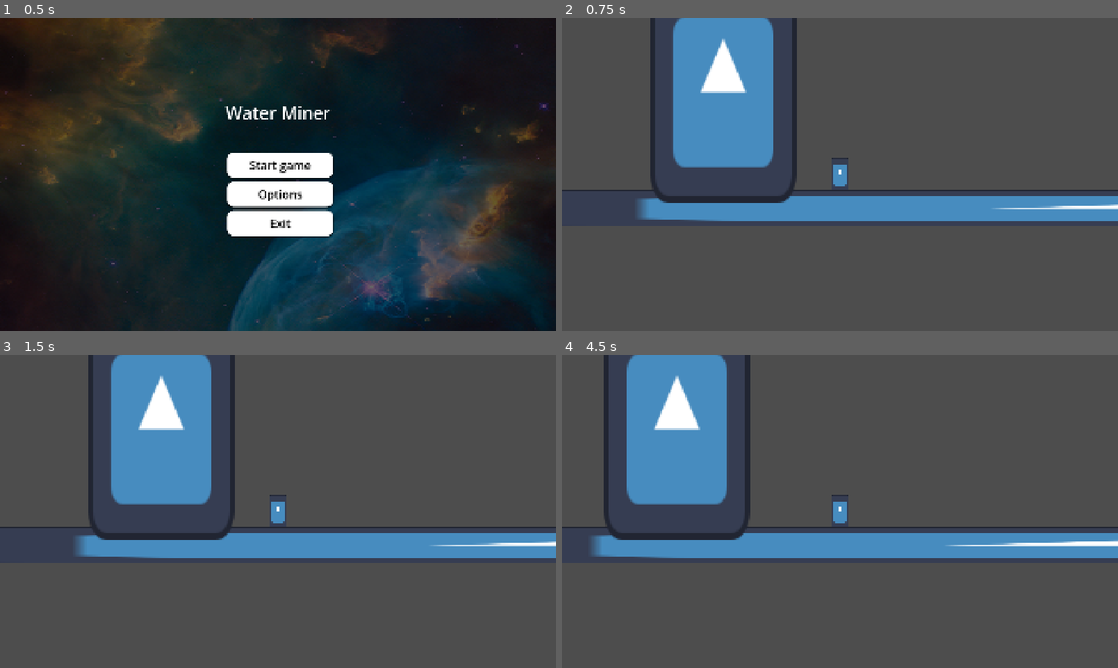
Above: before the commit, frames 1-4 (two rows, left to right).
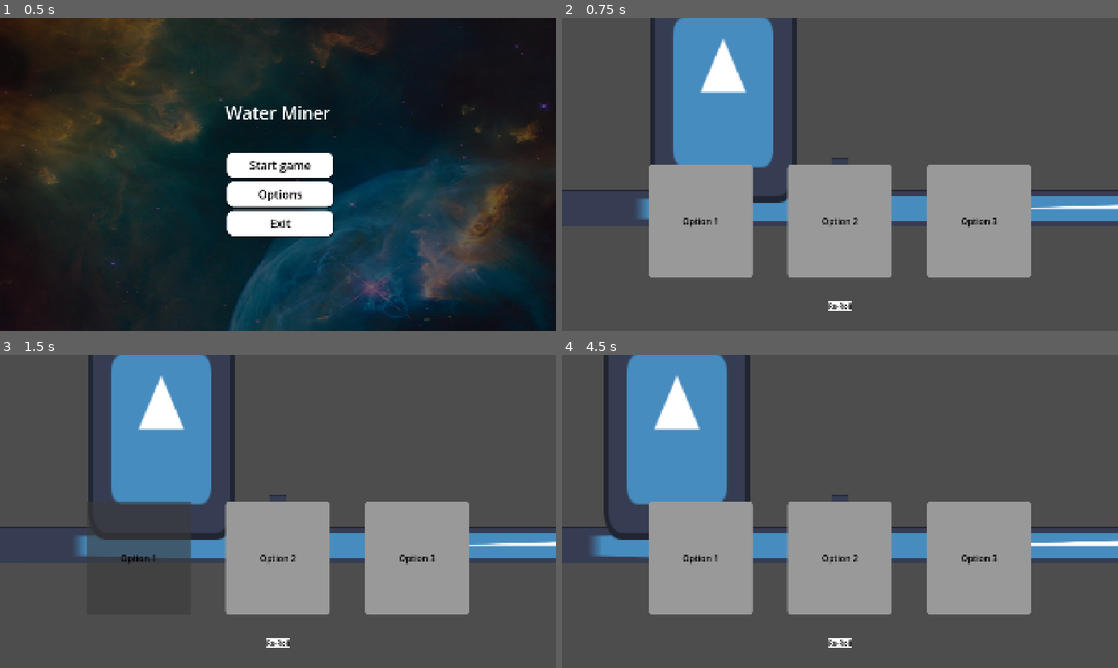
Above: after the commit, the same moments.

Repository: VoidCast00/GameJam_2026
Game: Godot game, scene res://scenes/main/game.tscn
The game is run twice, just before and just after one commit, with the same random seed, the same clock (stepped at 60 frames per second) and the same inputs. The engine's default icon, where the game draws it, is replaced by a stand-in: a white triangle on a blue panel in a dark square.
Inputs (mouse positions are in pixels of both pictures, inside the frame that each line leads up to):
- Up to frame 1 (0.5 s): no input
- Up to frame 2 (0.75 s): click "Start game" at 0.5 s
- Up to frame 3 (1.5 s): click (139, 558) at 1.25 s, where only the run after the commit has a clickable "Option 1"
- Up to frame 4 (4.5 s): click (840, 558) at 2 s, where only the run after the commit has a clickable "Option 2"; click (979, 558) at 2.75 s, where only the run after the commit has a clickable "Option 3"; click (840, 642) at 3.5 s, where only the run after the commit has a clickable "Re-Roll"; tap Enter at 4.25 s; move the mouse to (962, 495) at 4.27 s; hold D (right) from 4.28 s (still down); tap E (action) at 4.35 s

Frame 1 is identical in both runs. In frame 2, 20% of the frame differs, in the area x 15-85%, y 46-94%; in frame 3, 15%; in frame 4, 20%.

Commit message:
added very basic shop placeholders

Diff:
--- a/scenes/caveEnviroment/background_music_manager.gd
+++ b/scenes/caveEnviroment/background_music_manager.gd
@@ -1,10 +1,12 @@
 extends Node
 
 @onready var soundtrack: AudioStreamPlayer = $Soundtrack
+@onready var ambience: AudioStreamPlayer = $Ambience
 
 
 # Called when the node enters the scene tree for the first time.
 func _ready() -> void:
 	soundtrack.play()
+	ambience.play()
 
 # Called every frame. 'delta' is the elapsed time since the previous frame.
--- a/scenes/caveEnviroment/cave_enviroment.tscn
+++ b/scenes/caveEnviroment/cave_enviroment.tscn
@@ -10,6 +10,7 @@
 [ext_resource type="Script" uid="uid://bokuosutvx4fr" path="res://scenes/caveEnviroment/transportUp.gd" id="7_k1atb"]
 [ext_resource type="Script" uid="uid://c4gisitxcsjxa" path="res://scenes/caveEnviroment/background_music_manager.gd" id="9_53e16"]
 [ext_resource type="AudioStream" uid="uid://b47ert4sspfga" path="res://assets/audio/music/caveSoundtrack.mp3" id="9_yf8om"]
+[ext_resource type="AudioStream" uid="uid://0i1gv5oi48j2" path="res://assets/audio/sfx/ambience/CaveAmbience.mp3" id="10_iqo5d"]
 
 [sub_resource type="ShaderMaterial" id="ShaderMaterial_3aygq"]
 shader = ExtResource("4_g0opn")
@@ -525,6 +526,9 @@
 script = ExtResource("9_53e16")
 
 [node name="Ambience" type="AudioStreamPlayer" parent="BackgroundMusicManager" unique_id=385490424]
+stream = ExtResource("10_iqo5d")
+volume_db = 10.0
+mix_target = 1
 
 [node name="Soundtrack" type="AudioStreamPlayer" parent="BackgroundMusicManager" unique_id=2018717848]
 stream = ExtResource("9_yf8om")
--- a/scenes/main/game.tscn
+++ b/scenes/main/game.tscn
@@ -2,9 +2,9 @@
 
 [ext_resource type="PackedScene" uid="uid://ba7vddmnq4tp" path="res://scenes/caveEnviroment/cave_enviroment.tscn" id="1_e3dby"]
 [ext_resource type="Script" uid="uid://ccoeuwkyb0cbq" path="res://scenes/main/gameHandler.gd" id="2_e3dby"]
-[ext_resource type="PackedScene" uid="uid://fm42lqidpgmx" path="res://scenes/ui/mainMenu.tscn" id="4_gf1f2"]
+[ext_resource type="PackedScene" uid="uid://fm42lqidpgmx" path="res://scenes/ui/mainMenu/mainMenu.tscn" id="4_gf1f2"]
 [ext_resource type="PackedScene" uid="uid://bp55nk6o06xuj" path="res://scenes/shopEnviroment/shop.tscn" id="4_gsayk"]
-[ext_resource type="AudioStream" uid="uid://k8psygs3e31l" path="res://assets/audio/music/waterminersoundtrack.mp3" id="5_gf1f2"]
+[ext_resource type="AudioStream" path="res://assets/audio/music/waterminersoundtrack.mp3" id="5_gf1f2"]
 
 [node name="Game" type="Node2D" unique_id=1476364967]
 
--- a/scenes/shopEnviroment/backgroundmusic_handler.gd
+++ b/scenes/shopEnviroment/backgroundmusic_handler.gd
@@ -1,11 +1,13 @@
 extends Node
 
 @onready var soundtrack: AudioStreamPlayer = $ShopSoundtrack
+@onready var shop_ambience: AudioStreamPlayer = $ShopAmbience
 
 
 # Called when the node enters the scene tree for the first time.
 func _ready() -> void:
-	soundtrack.play() # Replace with function body.
+	soundtrack.play()
+	shop_ambience.play()
 
 
 # Called every frame. 'delta' is the elapsed time since the previous frame.
--- a/scenes/shopEnviroment/shop.tscn
+++ b/scenes/shopEnviroment/shop.tscn
@@ -4,9 +4,10 @@
 [ext_resource type="Texture2D" uid="uid://djtja7xynnqrg" path="res://assets/icon.svg" id="2_x2lbe"]
 [ext_resource type="Script" uid="uid://f41kc4e7q3tx" path="res://scenes/shopEnviroment/shop.gd" id="3_528fk"]
 [ext_resource type="Script" uid="uid://cq8hyljfogs4k" path="res://scenes/shopEnviroment/transportDown.gd" id="4_k81a4"]
-[ext_resource type="PackedScene" uid="uid://cgl2trpwxfw1n" path="res://scenes/ui/shopUI.tscn" id="5_k81a4"]
+[ext_resource type="PackedScene" uid="uid://cgl2trpwxfw1n" path="res://scenes/ui/shopMenu/shopUI.tscn" id="5_k81a4"]
 [ext_resource type="Script" uid="uid://bsjgplsdrqgcu" path="res://scenes/shopEnviroment/backgroundmusic_handler.gd" id="6_vnm1a"]
 [ext_resource type="AudioStream" uid="uid://df38h0acwkb5x" path="res://assets/audio/music/beachTrack.mp3" id="7_5pml0"]
+[ext_resource type="AudioStream" uid="uid://c3dhqtrcibjit" path="res://assets/audio/sfx/ambience/beachambience.mp3" id="8_5pml0"]
 
 [sub_resource type="CapsuleShape2D" id="CapsuleShape2D_528fk"]
 radius = 32.0
@@ -144,6 +145,11 @@
 [node name="ShopSoundtrack" type="AudioStreamPlayer" parent="BackgroundmusicHandler" unique_id=1042316020]
 stream = ExtResource("7_5pml0")
 
+[node name="ShopAmbience" type="AudioStreamPlayer" parent="BackgroundmusicHandler" unique_id=313375357]
+stream = ExtResource("8_5pml0")
+volume_db = -20.0
+mix_target = 1
+
 [connection signal="body_entered" from="Shop/EnterBox" to="Shop" method="_on_enter_box_body_entered"]
 [connection signal="body_exited" from="Shop/EnterBox" to="Shop" method="_on_enter_box_body_exited"]
 [connection signal="body_entered" from="Transport/EnterArea" to="Transport" method="_on_enter_area_body_entered"]
--- a/scenes/ui/mainMenu.tscn
+++ b/scenes/ui/mainMenu/mainMenu.tscn
@@ -1,10 +1,10 @@
 [gd_scene format=3 uid="uid://fm42lqidpgmx"]
 
-[ext_resource type="Script" uid="uid://dft3a0yq81n11" path="res://scenes/ui/main_menu.gd" id="1_j3ryx"]
-[ext_resource type="Texture2D" uid="uid://87ffhaxe2a8x" path="res://assets/Nebula.png" id="1_ph80j"]
+[ext_resource type="Script" uid="uid://dft3a0yq81n11" path="res://scenes/ui/mainMenu/main_menu.gd" id="1_bysf3"]
+[ext_resource type="Texture2D" uid="uid://87ffhaxe2a8x" path="res://assets/Nebula.png" id="2_tdf6f"]
 
 [sub_resource type="StyleBoxTexture" id="StyleBoxTexture_ofx7d"]
-texture = ExtResource("1_ph80j")
+texture = ExtResource("2_tdf6f")
 modulate_color = Color(0.3953672, 0.39536718, 0.39536715, 1)
 
 [sub_resource type="StyleBoxFlat" id="StyleBoxFlat_8iceo"]
@@ -43,7 +43,7 @@
 anchor_bottom = 1.0
 grow_horizontal = 2
 grow_vertical = 2
-script = ExtResource("1_j3ryx")
+script = ExtResource("1_bysf3")
 
 [node name="Panel" type="Panel" parent="." unique_id=739571034]
 z_index = -1
--- /dev/null
+++ b/scenes/ui/shopMenu/shopUI.tscn
@@ -0,0 +1,96 @@
+[gd_scene format=3 uid="uid://cgl2trpwxfw1n"]
+
+[ext_resource type="Script" uid="uid://belg2q2hjeqgx" path="res://scenes/ui/shopMenu/shop_ui.gd" id="1_c4wdb"]
+
+[sub_resource type="StyleBoxFlat" id="StyleBoxFlat_8iceo"]
+corner_radius_top_left = 16
+corner_radius_top_right = 16
+corner_radius_bottom_right = 16
+corner_radius_bottom_left = 16
+
+[sub_resource type="StyleBoxFlat" id="StyleBoxFlat_m1ae1"]
+bg_color = Color(1, 1, 1, 1)
+
+[node name="ShopUI" type="Control" unique_id=1585925505]
+layout_mode = 3
+anchors_preset = 15
+anchor_right = 1.0
+anchor_bottom = 1.0
+grow_horizontal = 2
+grow_vertical = 2
+script = ExtResource("1_c4wdb")
+
+[node name="VBoxContainer" type="HBoxContainer" parent="." unique_id=1018599329]
+layout_mode = 1
+anchors_preset = 7
+anchor_left = 0.5
+anchor_top = 1.0
+anchor_right = 0.5
+anchor_bottom = 1.0
+offset_left = -661.0
+offset_top = -576.0
+offset_right = 661.0
+offset_bottom = -181.5
+grow_horizontal = 2
+grow_vertical = 0
+theme_override_constants/separation = 120
+
+[node name="First Button" type="Button" parent="VBoxContainer" unique_id=271722327]
+layout_mode = 2
+size_flags_horizontal = 3
+theme_override_colors/font_color = Color(0, 0, 0, 1)
+theme_override_colors/font_focus_color = Color(0, 0, 0, 1)
+theme_override_colors/font_pressed_color = Color(0, 0, 0, 1)
+theme_override_colors/font_hover_color = Color(0, 0, 0, 1)
+theme_override_colors/font_hover_pressed_color = Color(0, 0, 0, 1)
+theme_override_font_sizes/font_size = 30
+theme_override_styles/normal = SubResource("StyleBoxFlat_8iceo")
+text = "Option 1"
+
+[node name="Second Button" type="Button" parent="VBoxContainer" unique_id=1155510256]
+layout_mode = 2
+size_flags_horizontal = 3
+theme_override_colors/font_color = Color(0, 0, 0, 1)
+theme_override_colors/font_focus_color = Color(0, 0, 0, 1)
+theme_override_colors/font_pressed_color = Color(0, 0, 0, 1)
+theme_override_colors/font_hover_color = Color(0, 0, 0, 1)
+theme_override_colors/font_hover_pressed_color = Color(0, 0, 0, 1)
+theme_override_font_sizes/font_size = 30
+theme_override_styles/normal = SubResource("StyleBoxFlat_8iceo")
+text = "Option 2"
+
+[node name="Third Button" type="Button" parent="VBoxContainer" unique_id=537264130]
+layout_mode = 2
+size_flags_horizontal = 3
+theme_override_colors/font_color = Color(0, 0, 0, 1)
+theme_override_colors/font_focus_color = Color(0, 0, 0, 1)
+theme_override_colors/font_pressed_color = Color(0, 0, 0, 1)
+theme_override_colors/font_hover_color = Color(0, 0, 0, 1)
+theme_override_colors/font_hover_pressed_color = Color(0, 0, 0, 1)
+theme_override_font_sizes/font_size = 30
+theme_override_styles/normal = SubResource("StyleBoxFlat_8iceo")
+text = "Option 3"
+
+[node name="Button" type="Button" parent="." unique_id=1654701991]
+layout_mode = 1
+anchors_preset = 7
+anchor_left = 0.5
+anchor_top = 1.0
+anchor_right = 0.5
+anchor_bottom = 1.0
+offset_left = -31.0
+offset_top = -99.0
+offset_right = 31.0
+offset_bottom = -68.0
+grow_horizontal = 2
+grow_vertical = 0
+theme_override_colors/font_color = Color(0, 0, 0, 1)
+theme_override_colors/font_focus_color = Color(0, 0, 0, 1)
+theme_override_colors/font_pressed_color = Color(0, 0, 0, 1)
+theme_override_colors/font_hover_color = Color(0, 0, 0, 1)
+theme_override_colors/font_hover_pressed_color = Color(0, 0, 0, 1)
+theme_override_colors/font_disabled_color = Color(0, 0, 0, 0.5019608)
+theme_override_colors/font_outline_color = Color(0, 0, 0, 1)
+theme_override_font_sizes/font_size = 24
+theme_override_styles/normal = SubResource("StyleBoxFlat_m1ae1")
+text = "Re-Roll"
--- a/scenes/ui/shopUI.tscn
+++ /dev/null
@@ -1,12 +0,0 @@
-[gd_scene format=3 uid="uid://cgl2trpwxfw1n"]
-
-[ext_resource type="Script" uid="uid://belg2q2hjeqgx" path="res://scenes/ui/shop_ui.gd" id="1_c4wdb"]
-
-[node name="ShopUI" type="Control" unique_id=1585925505]
-layout_mode = 3
-anchors_preset = 15
-anchor_right = 1.0
-anchor_bottom = 1.0
-grow_horizontal = 2
-grow_vertical = 2
-script = ExtResource("1_c4wdb")
Not shown, added: assets/audio/sfx/ambience/CaveAmbience.mp3.import
Not shown, added: assets/audio/sfx/ambience/beachambience.mp3.import
Not shown, removed: assets/audio/sfx/ambience/undervaterambience.mp3.import
Renamed: scenes/ui/main_menu.gd -> scenes/ui/mainMenu/main_menu.gd
Renamed: scenes/ui/main_menu.gd.uid -> scenes/ui/mainMenu/main_menu.gd.uid
Renamed: scenes/ui/shop_ui.gd -> scenes/ui/shopMenu/shop_ui.gd
Renamed: scenes/ui/shop_ui.gd.uid -> scenes/ui/shopMenu/shop_ui.gd.uid
Not shown, added: assets/audio/sfx/ambience/CaveAmbience.mp3
Not shown, added: assets/audio/sfx/ambience/beachambience.mp3
Not shown, removed: assets/audio/sfx/ambience/undervaterambience.mp3
